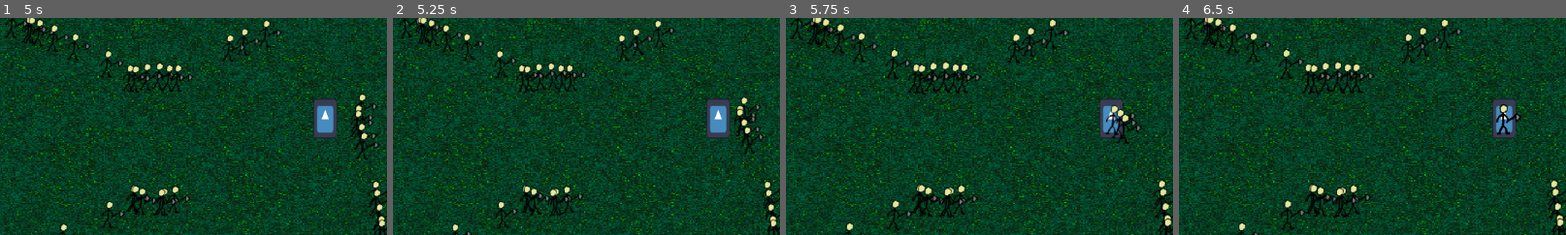
Above: before the commit, frames 1-4 (left to right).
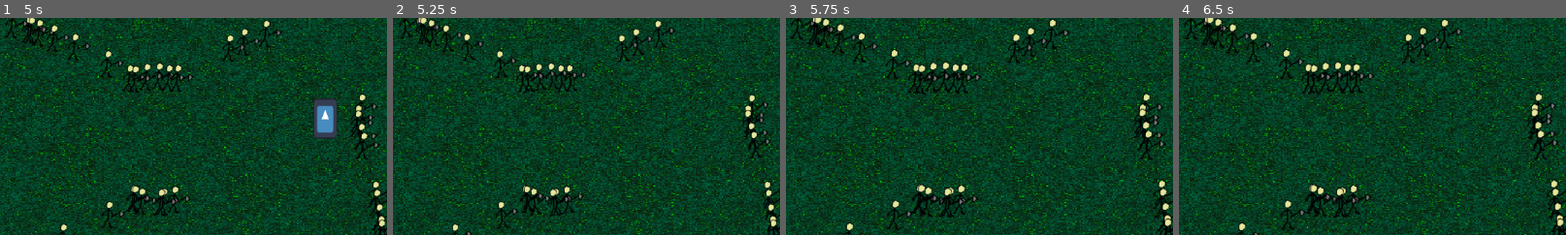
Above: after the commit, the same moments.

Repository: Igorrreha/ldjam-summoning
Game: Godot game, scene res://main.tscn
The game is run twice, just before and just after one commit, with the same random seed, the same clock (stepped at 60 frames per second) and the same inputs. The engine's default icon, where the game draws it, is replaced by a stand-in: a white triangle on a blue panel in a dark square.
Inputs (mouse positions are % of the whole screen's width and height, from its top left):
- Up to frame 1 (5 s): click (94, 14) at 0.5 s; click (94, 14) at 1.25 s; click (94, 14) at 2 s; tap Enter at 2.75 s; move the mouse to (72, 45) at 2.77 s; tap 1 at 2.85, 4.35 s; click (72, 45) at 2.92 s; drag from (30, 55) to (72, 45) at 3.52 s; move the mouse to (60, 28) at 4.27 s; click (60, 28) at 4.42 s
- Up to frame 2 (5.25 s): drag from (45, 70) to (52, 36) at 5.02 s
- Up to frame 3 (5.75 s): no input
- Up to frame 4 (6.5 s): move the mouse to (80, 65) at 5.77 s; tap 1 at 5.85 s; click (80, 65) at 5.92 s
The pictures show only the part of the screen within x 30-80%, y 19-69%; the shares and areas given below are measured in that part.

Frame 1 is identical in both runs. In frame 2, 2.1% of the frame differs, in the area x 80-98%, y 35-65%; in frame 3, 2.1%, in the area x 80-98%, y 34-66%; in frame 4, 1.9%.

Commit message:
Dead for summon and fix human attack

Diff:
--- a/modules/enemies/prefabs/human.tscn
+++ b/modules/enemies/prefabs/human.tscn
@@ -115,6 +115,7 @@
 
 [node name="AttackArea" type="Area2D" parent="."]
 collision_layer = 0
+collision_mask = 5
 monitorable = false
 
 [node name="AttackCollider" type="CollisionShape2D" parent="AttackArea"]
--- a/modules/enemies/scripts/human_controller.gd
+++ b/modules/enemies/scripts/human_controller.gd
@@ -36,7 +36,8 @@
 
 
 func attack():
-	current_target.apply_damage(attack_power)
+	if is_instance_valid(current_target):
+		current_target.apply_damage(attack_power)
 
 
 func _on_attack_area_area_entered(area: Area2D) -> void:
@@ -60,6 +61,7 @@
 		change_target(main_target)
 	else:
 		is_moving = false
+		atack_timer.stop()
 
 
 func _on_atack_timer_timeout() -> void:
--- a/modules/summon/summon.gd
+++ b/modules/summon/summon.gd
@@ -1 +1,9 @@
 extends DamageableArea2D
+
+
+func _ready() -> void:
+	dead.connect(on_dead)
+
+
+func on_dead():
+	queue_free()
